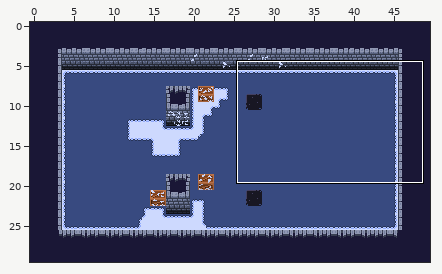
Tiled map -- FredflixAndChell/FredFlixAndChell.CrossPlatform/Content/maps/winter_1.tmx. The picture above shows the old version from afar; the outline marks the close-up.
Close-up. Before:
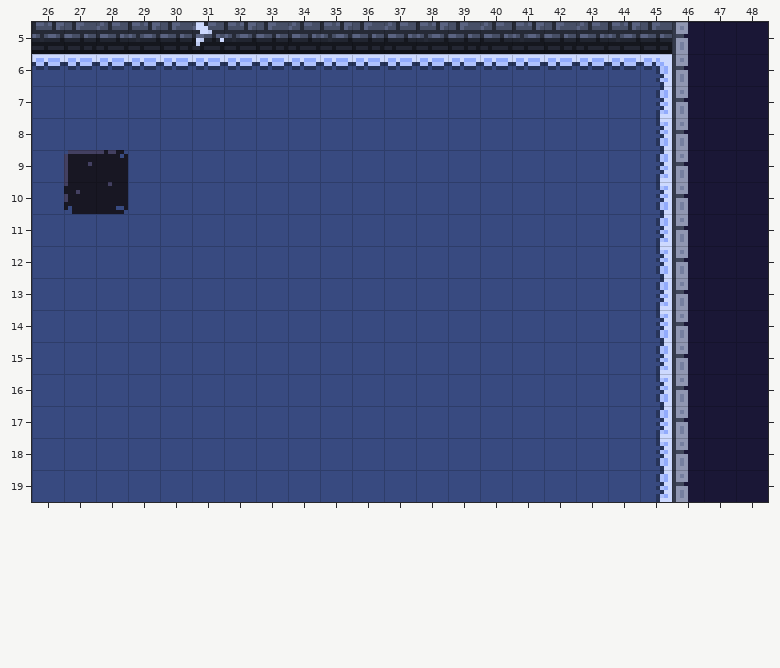
Cells are 8x8 px. Shown: x 26..48, y 5..19.
After:
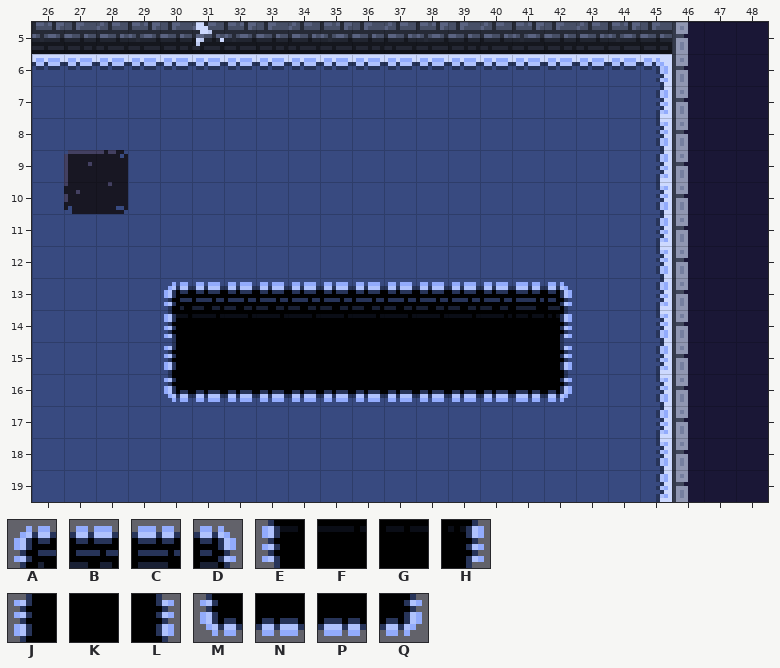
Key: from "winter": A 13, B 14, C 15, D 16, E 45, F 46, G 47, H 48, J 77, K 78, L 80, M 109, N 110, P 111, Q 112.
_ is an empty cell.
The commit says: La til pit i map
From old to new:
Layer "Floor Overlay":
The edit adds tile A in row 13 at x 30.
The edit adds tile B in row 13 at x 31 to 40.
The edit adds tile C in row 13 at x 41.
The edit adds tile D in row 13 at x 42.
The edit adds tile E in row 14 at x 30.
The edit adds tile F in row 14 at x 31 to 40.
The edit adds tile G in row 14 at x 41.
The edit adds tile H in row 14 at x 42.
The edit adds tile J in row 15 at x 30.
The edit adds tile K in row 15 at x 31 to 41.
The edit adds tile L in row 15 at x 42.
The edit adds tile M in row 16 at x 30.
The edit adds tile N in row 16 at x 31 to 40.
The edit adds tile P in row 16 at x 41.
The edit adds tile Q in row 16 at x 42.
Where, in picture pixels (left, top, right, bottom), the same in both close-ups:
added: (164, 282, 572, 402)
